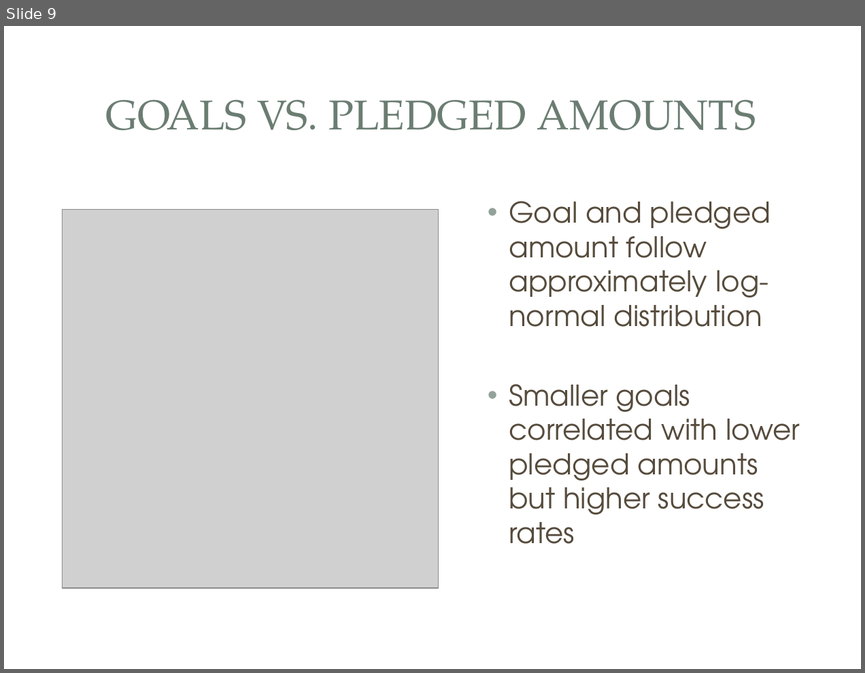
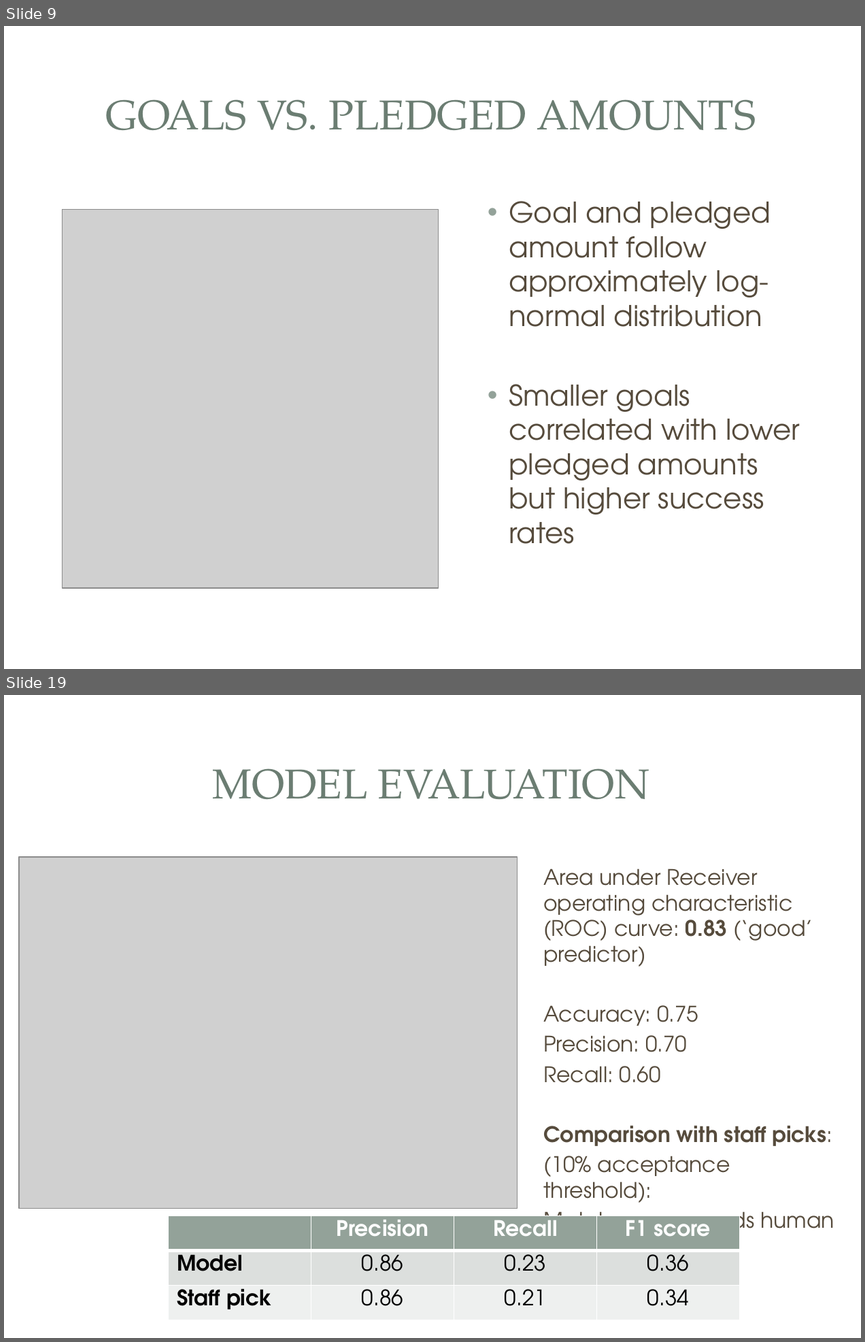
Before and after one commit to vlcekl/ds-crowdfunding, a slide deck: reports/crowdfunding_slidedeck.pptx. Shown one above the other, each under a label of ours: slide 9 before the commit, slides 9 and 19 after it; the slides between them are not shown. The pictures are 865x673 and 865x1342 pixels, drawn with LibreOffice and Linux fonts; fonts in the diff are those of the drawing; grey boxes stand for pictures; background and template pictures are left out. Boxes give left, top, right and bottom in pixels: in the first picture for what was removed or moved away, otherwise in the second. Text is boxed around its words. In the diff, an @@ line names an element or a change of style, - is before the commit and + after.

```diff
--- a/reports/crowdfunding_slidedeck.pptx
+++ b/reports/crowdfunding_slidedeck.pptx
@@ slide 19 added at [4, 695, 861, 1338], background picture (left out); not listed: 3 template elements that a slide beside it also shows @@
@@ title added at [212, 768, 649, 799], 35 pt, text #6B7D72 @@
+MODEL EVALUATION
@@ picture added at [18, 857, 516, 1208] @@
@@ text added at [543, 868, 834, 1238], 18 pt, text #564B3C @@
+Area under Receiver operating characteristic (ROC) curve: 0.83 (‘good’ predictor)
+Accuracy: 0.75
+Precision: 0.70
+Recall: 0.60
+Comparison with staff picks:
+(10% acceptance threshold):
+Matches or exceeds human
@@ table added at [169, 1216, 741, 1321], 3 rows, 4 columns @@
+ | Precision | Recall | F1 score
+Model | 0.86 | 0.23 | 0.36
+Staff pick | 0.86 | 0.21 | 0.34
```
Also in this commit, not shown: 8 slides changed, 5 other slides added, 5 slides removed, 1 other file.
